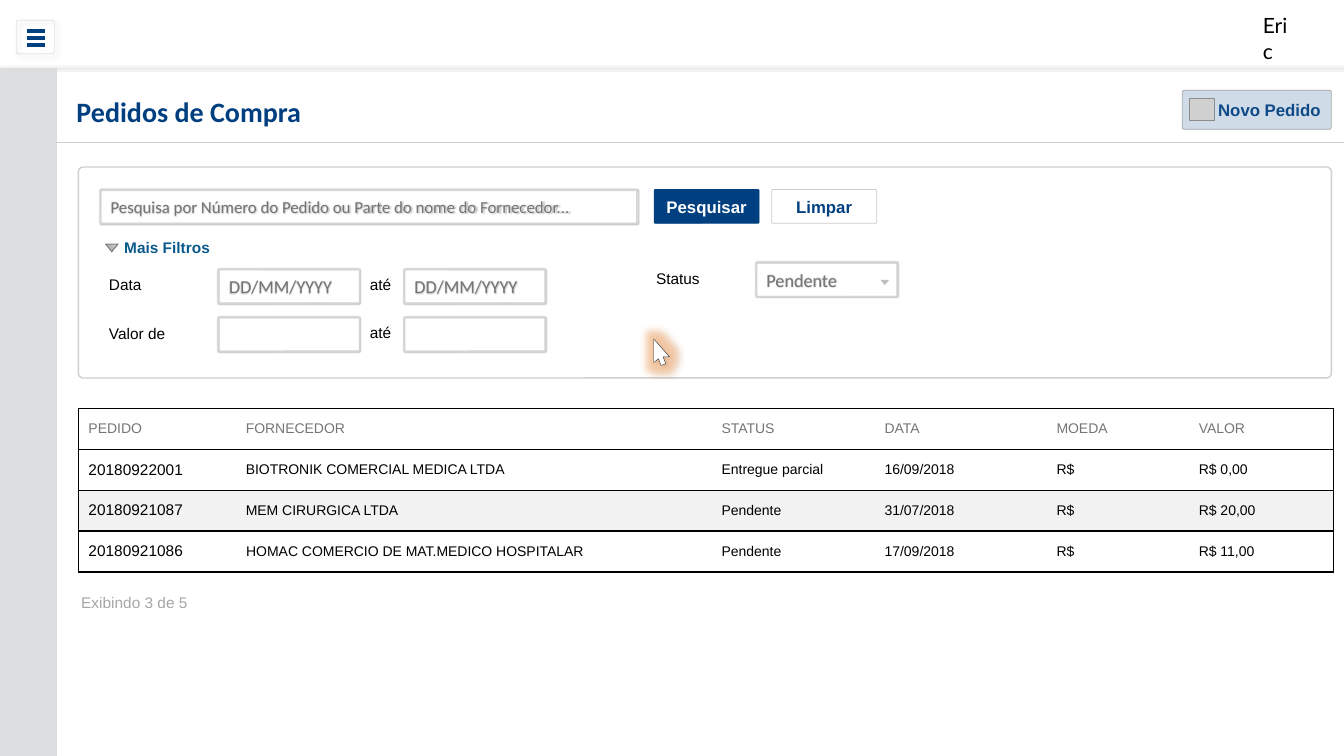
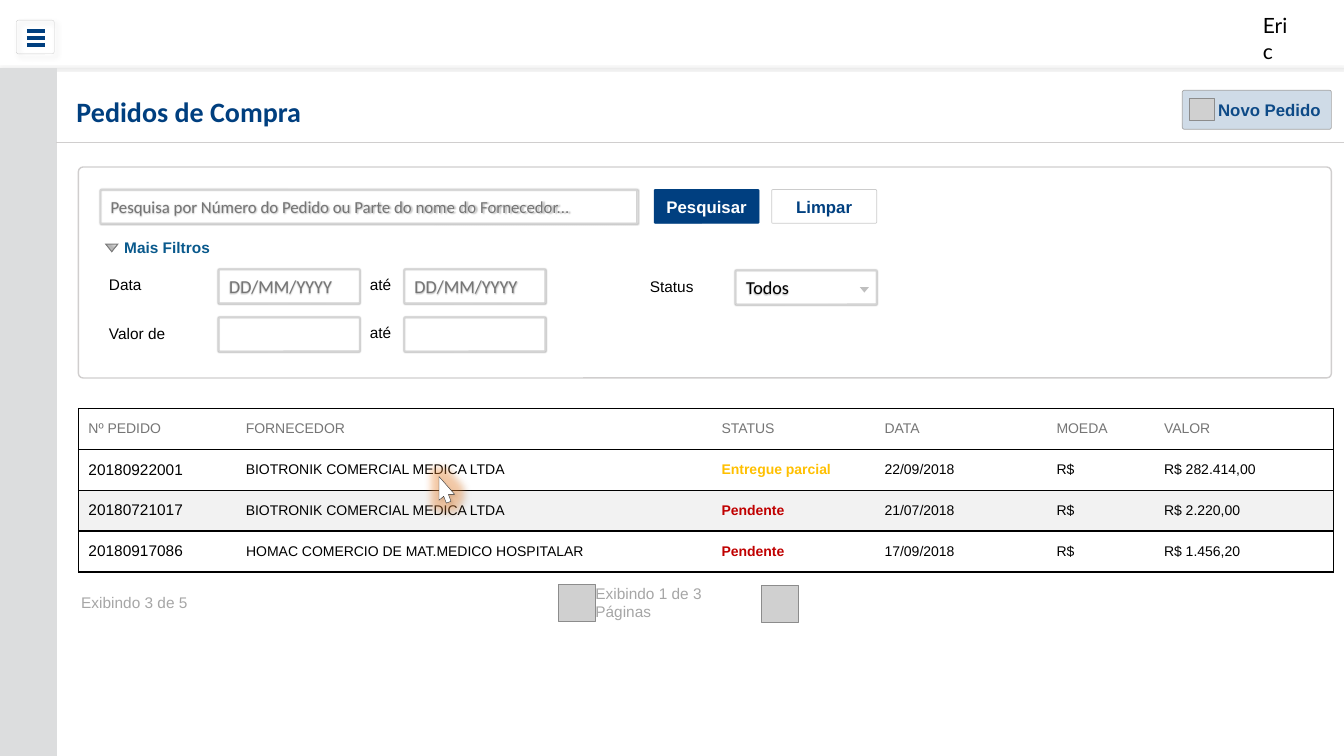
Before and after one commit to ericfgsilva/biograma, a slide deck: slide 2 of prototipo/PedidoDeCompra.pptx. Drawn at 1344x756 pixels with LibreOffice and Linux fonts; fonts in the diff are those of the drawing; grey boxes stand for pictures; background and template pictures are left out. Boxes give left, top, right and bottom in pixels: in the first picture for what was removed or moved away, otherwise in the second. Text is boxed around its words. In the diff, an @@ line names an element or a change of style, - is before the commit and + after.

Commit message:
Ajustes no pedido de compra; Inclusão do doc de entrada.

```diff
--- a/prototipo/PedidoDeCompra.pptx
+++ b/prototipo/PedidoDeCompra.pptx
@@ text "Status": place and size @@
-text "Status" at (656, 273, 700, 284)
+text "Status" at (650, 281, 694, 292)
@@ rounded rectangle "Todos": place and size @@
-rounded rectangle "Todos" at (756, 263, 897, 297)
+rounded rectangle "Todos" at (736, 270, 877, 304)
@@ text in rounded rectangle at (746, 281, 789, 295): text changed; text colour #757575 to #000000 @@
-Pendente
+Todos
@@ triangle: place and size @@
-triangle at (880, 280, 889, 285)
+triangle at (860, 287, 869, 292)
@@ table at (79, 408, 1335, 572) @@
-row 1, column 1: PEDIDO
+row 1, column 1: Nº PEDIDO
-row 2, column 4: 16/09/2018
+row 2, column 4: 22/09/2018
-row 2, column 6: R$ 0,00
+row 2, column 6: R$ 282.414,00
-row 3: 20180921087 | MEM CIRURGICA LTDA | Pendente | 31/07/2018 | R$ | R$ 20,00
+row 3: 20180721017 | BIOTRONIK COMERCIAL MEDICA LTDA | Pendente | 21/07/2018 | R$ | R$ 2.220,00
-row 4, column 1: 20180921086
+row 4, column 1: 20180917086
-row 4, column 6: R$ 11,00
+row 4, column 6: R$ 1.456,20
@@ text colour #000000 to #FFC000 in "Entregue parcial" @@
@@ bold on in "Entregue parcial", "Pendente", "Pendente" @@
@@ text colour #000000 to #C00000 in "Pendente", "Pendente" @@
@@ freeform shape: place and size @@
-freeform shape at (646, 336, 672, 367)
+freeform shape at (431, 474, 457, 505)
@@ picture added at (559, 585, 596, 622) @@
@@ text added at (595, 587, 702, 621), 11 pt, text #A6A6A6 @@
+Exibindo 1 de 3 Páginas
@@ picture added at (761, 586, 799, 623) @@
```
Also in this commit, not shown: 2 other slides changed, 2 slides added, 1 other file.
